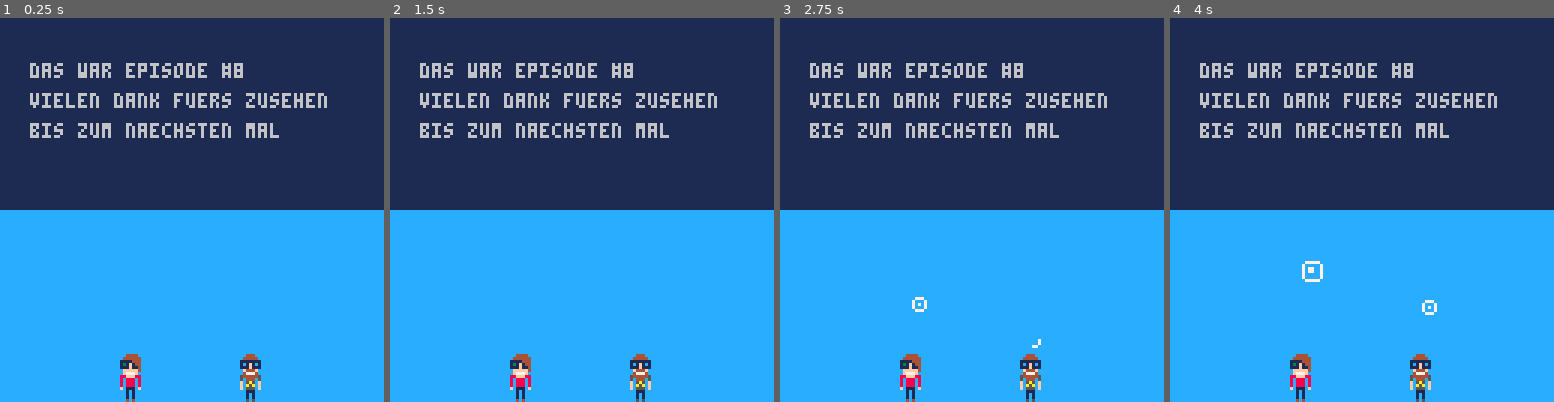
Above: before the commit, frames 1-4 (left to right).
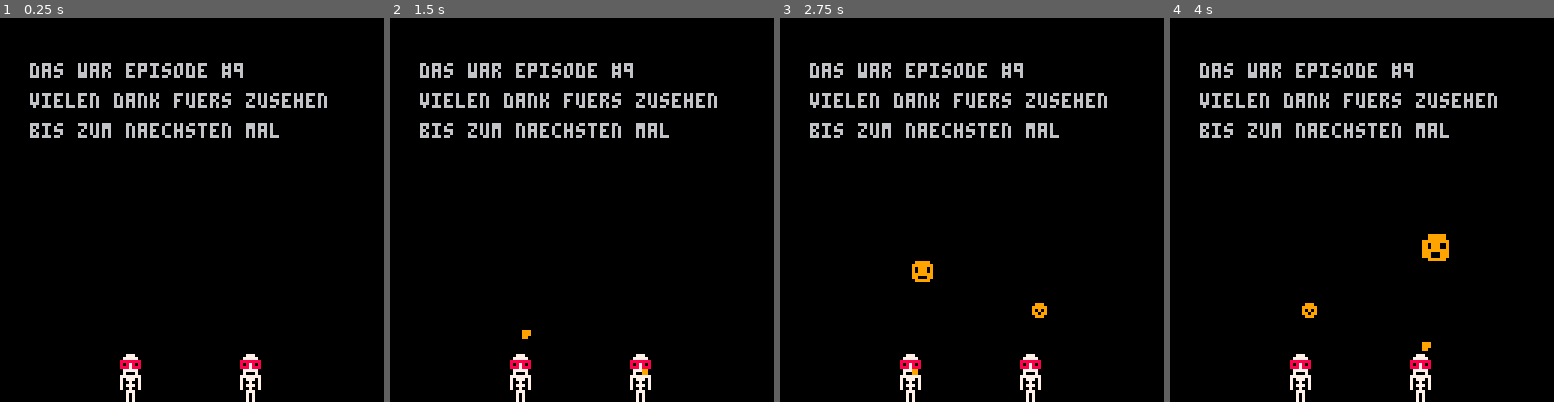
Above: after the commit, the same moments.

Repository: zothynine/picoheads
Game: PICO-8 cartridge outro.p8
The game is run twice, just before and just after one commit, with the same random seed, the same clock (stepped at 60 frames per second) and the same inputs.
Inputs:
- Up to frame 1 (0.25 s): no input
- Up to frame 2 (1.5 s): tap X (X key) at 0.33, 1.07 s; tap O (Z key) at 0.7 s
- Up to frame 3 (2.75 s): hold Right 1.6-2.1 s; tap O (Z key) at 1.7, 2.1, 2.5 s; tap X (X key) at 1.85 s; hold Up 2.15-2.42 s; hold Right from 2.47 s (still down)
- Up to frame 4 (4 s): tap O (Z key) at 2.9, 3.3, 3.7 s; tap X (X key) at 2.97 s; release Right at 3.03 s; hold Left 3.08-3.58 s; hold Down 3.63-3.97 s

The runs differ from the first frame. In frame 1, 97% of the frame differs, in the area x 0-100%, y 0-100%; in frame 2, 97%; in frame 3, 97%; in frame 4, 97%.

Commit message:
Vorbereitungen fuer Episode 9

Diff:
--- a/intro.p8
+++ b/intro.p8
@@ -11,9 +11,9 @@
 		ln3="",
 		ln4="",
 		txt1="wir entwickeln",
-		txt2="happy birthday der standard",
-		txt3="episode #8:",
-		txt4="jetzt aber ernsthaft",
+		txt2="presented by picoheads",
+		txt3="episode #9:",
+		txt4="buh!",
 		x=10,
 		ln1_y=15,
 		ln2_y=26,
@@ -60,7 +60,7 @@
 
 	--cursor blinking
 	if ⧗.cur<cur.blink/2 then
-		cur.c=5
+		cur.c=0
 	else
 		cur.c=8
 	end
@@ -129,18 +129,18 @@
 
 function _draw()
 	cls()
-	rectfill(0,0,127,127,5)
+	rectfill(0,0,127,127,0)
 	rectfill(cur.x,cur.y,cur.x+4,cur.y+5,cur.c)
-	print(text.ln1,text.x,text.ln1_y,15) --title
-	print(text.ln2,text.x,text.ln2_y,15) --tagline
-	print(text.ln3,text.x,text.ln3_y,15) --tagline
-	print(text.ln4,text.x,text.ln4_y,15) --tagline
+	print(text.ln1,text.x,text.ln1_y,7) --title
+	print(text.ln2,text.x,text.ln2_y,7) --tagline
+	print(text.ln3,text.x,text.ln3_y,7) --tagline
+	print(text.ln4,text.x,text.ln4_y,7) --tagline
 	--mario
 	sspr(8,0,7,16,mx,avy)
-	print(ml,mx-(#ml*2)+3,avy+18,15)
+	print(ml,mx-(#ml*2)+3,avy+18,7)
 	--klemens
 	sspr(16,0,7,16,kx,avy)
-	print(kl,kx-(#kl*2)+3,avy+18,15)
+	print(kl,kx-(#kl*2)+3,avy+18,7)
 
 	if ⧗.ending==0 then
 
@@ -158,149 +158,149 @@
 	end
 end
 __gfx__
-00000000004444000044400000000000000000000000000000000000000000000000000000000000000000000000000000000000000000000000000000000000
-00000000044444400444440000000000000000000000000000000000000000000000000000000000000000000000000000000000000000000000000000000000
-00700700111144401111111000000000000000000000000000000000000000000000000000000000000000000000000000000000000000000000000000000000
-00077000131f14401c1f1c1000000000000000000000000000000000000000000000000000000000000000000000000000000000000000000000000000000000
-00077000111f1140111f111000000000000000000000000000000000000000000000000000000000000000000000000000000000000000000000000000000000
-007007000fffff400f444f0000000000000000000000000000000000000000000000000000000000000000000000000000000000000000000000000000000000
-000000000f777f000477740000000000000000000000000000000000000000000000000000000000000000000000000000000000000000000000000000000000
-0000000011fff1101444441000000000000000000000000000000000000000000000000000000000000000000000000000000000000000000000000000000000
-00000000101110101044401000000000000000000000000000000000000000000000000000000000000000000000000000000000000000000000000000000000
-0000000010111010f01a10f000000000000000000000000000000000000000000000000000000000000000000000000000000000000000000000000000000000
-0000000010111010f0a1a0f000000000000000000000000000000000000000000000000000000000000000000000000000000000000000000000000000000000
-00000000f0ccc0f0f01110f000000000000000000000000000000000000000000000000000000000000000000000000000000000000000000000000000000000
-0000000000c0c00000ccc00000000000000000000000000000000000000000000000000000000000000000000000000000000000000000000000000000000000
-0000000000c0c00000c0c00000000000000000000000000000000000000000000000000000000000000000000000000000000000000000000000000000000000
-0000000000c0c00000c0c00000000000000000000000000000000000000000000000000000000000000000000000000000000000000000000000000000000000
-00000000004040000040400000000000000000000000000000000000000000000000000000000000000000000000000000000000000000000000000000000000
-…(130 lines of a section not shown)…
+00000000007770000077700000000000000000000000000000444400004440000000000000000000000000000000000000000000000000000000000000000000
+00000000077777000777770000000000000000000000000004444440044444000000000000000000000000000000000000000000000000000000000000000000
+00700700888888808888888000000000000000000000000011114440111111100000000000000000000000000000000000000000000000000000000000000000
+000770008087808080878080000000000000000000000000131f14401c1f1c100000000000000000000000000000000000000000000000000000000000000000
+000770008887888088878880000000000000000000000000111f1140111f11100000000000000000000000000000000000000000000000000000000000000000
+0070070007777700077777000000000000000000000000000fffff400f444f000000000000000000000000000000000000000000000000000000000000000000
+0000000007000700070007000000000000000000000000000f777f00047774000000000000000000000000000000000000000000000000000000000000000000
+00000000777777707777777000000000000000000000000011fff110144444100000000000000000000000000000000000000000000000000000000000000000
+00000000707770707077707000000000000000000000000010111010104440100000000000000000000000000000000000000000000000000000000000000000
+00000000700700707007007000000000000000000000000010111010f01a10f00000000000000000000000000000000000000000000000000000000000000000
+00000000707770707077707000000000000000000000000010111010f0a1a0f00000000000000000000000000000000000000000000000000000000000000000
+000000007007007070070070000000000000000000000000f0ccc0f0f01110f00000000000000000000000000000000000000000000000000000000000000000
+00000000007770000077700000000000000000000000000000c0c00000ccc0000000000000000000000000000000000000000000000000000000000000000000
+00000000007070000070700000000000000000000000000000c0c00000c0c0000000000000000000000000000000000000000000000000000000000000000000
+00000000007070000070700000000000000000000000000000c0c00000c0c0000000000000000000000000000000000000000000000000000000000000000000
+00000000007070000070700000000000000000000000000000404000004040000000000000000000000000000000000000000000000000000000000000000000
+…(130 lines of a section not shown)…
--- a/outro.p8
+++ b/outro.p8
@@ -37,15 +37,6 @@
 	if (y>54 and y<64) addsplashes()
 
 	updatesplashes()
-
-	if btn(❎)
-	 or btn(🅾️)
-	 or btn(⬅️)
-	 or btn(➡️)
-	 or btn(⬆️)
-	 or btn(⬇️) then
-	 load("intro")
-	end
 end
 
 function updatesplashes()
@@ -91,8 +82,8 @@
 
 function _draw()
 	cls()
-	map(0,0,0,0,16,16)
-	print("das war episode #8",10,y-97,6)
+	--map(0,0,0,0,16,16)
+	print("das war episode #9",10,y-97,6)
 	print("vielen dank fuers zusehen",10,y-87,6)
 	print("bis zum naechsten mal",10,y-77,6)
 	spr(0,mx,y,1,2)
@@ -104,7 +95,7 @@
 	--print("andreas mueller",10,y+51,6)
 	print("und der tollen community",10,y+61,6)
 	print("auf derstandard.at",10,y+68,6)
-	print("episode #9 am 29.10. um 19:00",10,y+95,10)
+	print("episode #10 am 5.10. um 19:00",10,y+95,8)
 	print("https://dst.at/picoheads",10,y+105,7)
 	print("twitter:",10,y+115,7)
 	print("@freddychops, @zothynine",10,y+125,7)
@@ -153,7 +144,7 @@
 		local x = splash.x
 		local y = splash.y
 		local lt = splash.lt
-		pset(x,y,12)
+		pset(x,y,8)
 	end
 end
 
--- a/starting-soon.p8
+++ b/starting-soon.p8
@@ -86,10 +86,10 @@
 
 function _draw()
 	cls()
-	map(0,0,0,0,16,16)
+	--map(0,0,0,0,16,16)
 	print("wir entwickeln",10,15,6)
 	print("presented by picoheads",10,25,6)
-	print("episode #8 startet in kuerze",10,35,6)
+	print("episode #9 startet in kuerze",10,35,6)
 	spr(0,mx,y,1,2)
 	spr(32,kx,y,1,2)
 
@@ -139,7 +139,7 @@
 		local x = splash.x
 		local y = splash.y
 		local lt = splash.lt
-		pset(x,y,12)
+		pset(x,y,8)
 	end
 end
 
Not shown, changed: 32 lines of the sprite sheet (__gfx__) section of outro.p8
Not shown, changed: 32 lines of the sprite sheet (__gfx__) section of starting-soon.p8
